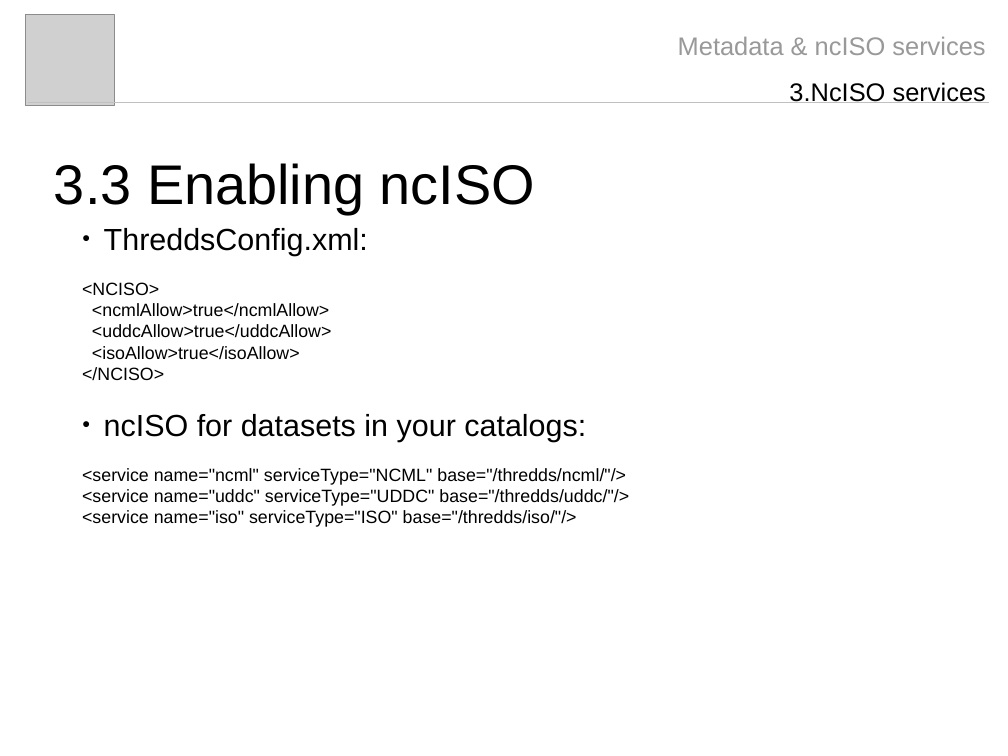
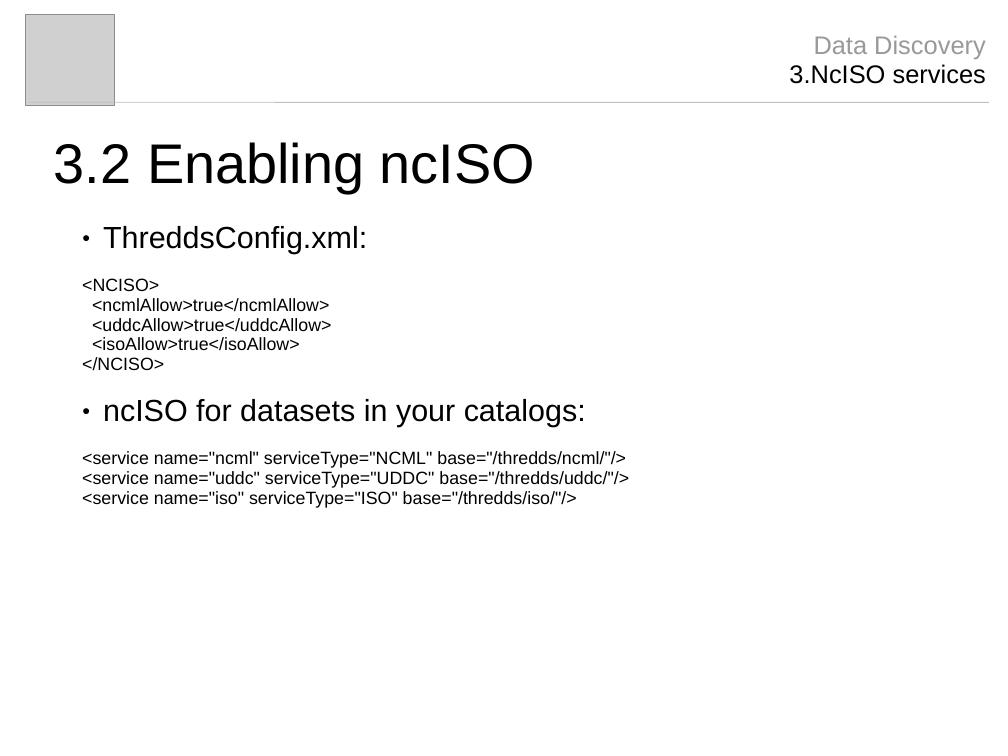
Before and after one commit to Unidata/thredds, a slide deck: slide 11 of docs/web/thredds/tech/tds4.3/reference/ncISO/metadata_ncISO.odp. Drawn at 1008x756 pixels with LibreOffice and Linux fonts; fonts in the diff are those of the drawing; grey boxes stand for pictures. Boxes give left, top, right and bottom in pixels: in the first picture for what was removed or moved away, otherwise in the second. Text is boxed around its words. In the diff, an @@ line names an element or a change of style, - is before the commit and + after.

```diff
--- a/docs/web/thredds/tech/tds4.3/reference/ncISO/metadata_ncISO.odp
+++ b/docs/web/thredds/tech/tds4.3/reference/ncISO/metadata_ncISO.odp
@@ text at (x1=789, y1=35, x2=986, y2=84): text changed; text colour #999999 to #000000 @@
-Metadata & ncISO services
-3.NcISO services
+Data Discovery
+3.NcISO services
@@ line (28, 102) - (989, 102): stroke #C0C0C0 0 pt to #C0C0C0 0.74 pt @@
@@ title at (x1=54, y1=142, x2=535, y2=193): text changed @@
-3.3 Enabling ncISO
+3.2 Enabling ncISO
@@ text "ThreddsConfig.xml:" at (x1=82, y1=226, x2=629, y2=508): indent changed; line spacing 1 to 0.93 @@
```
Also in this commit, not shown: 10 other slides changed, 2 slides added, 7 slides removed, 1 other file.
